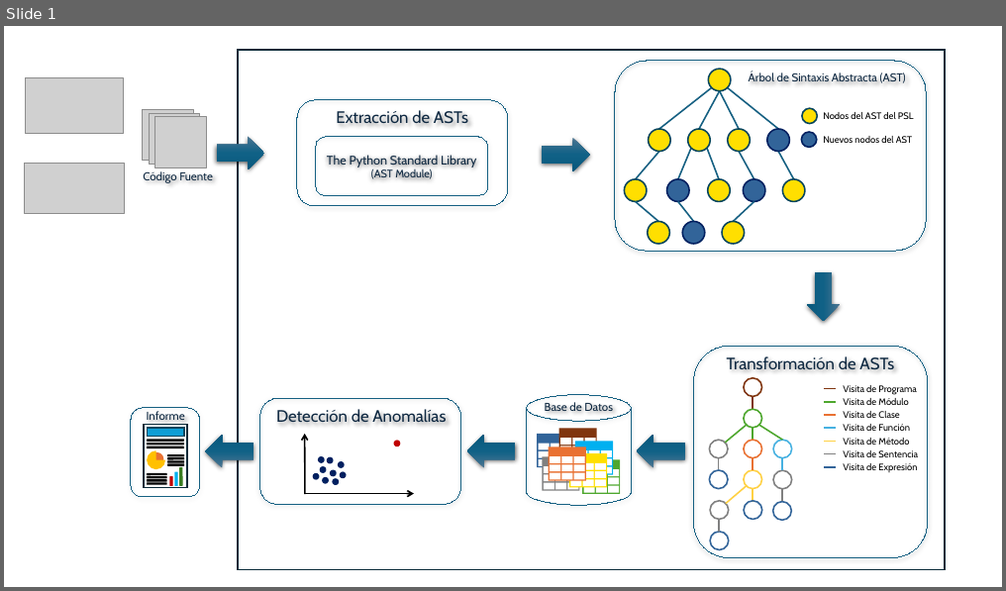
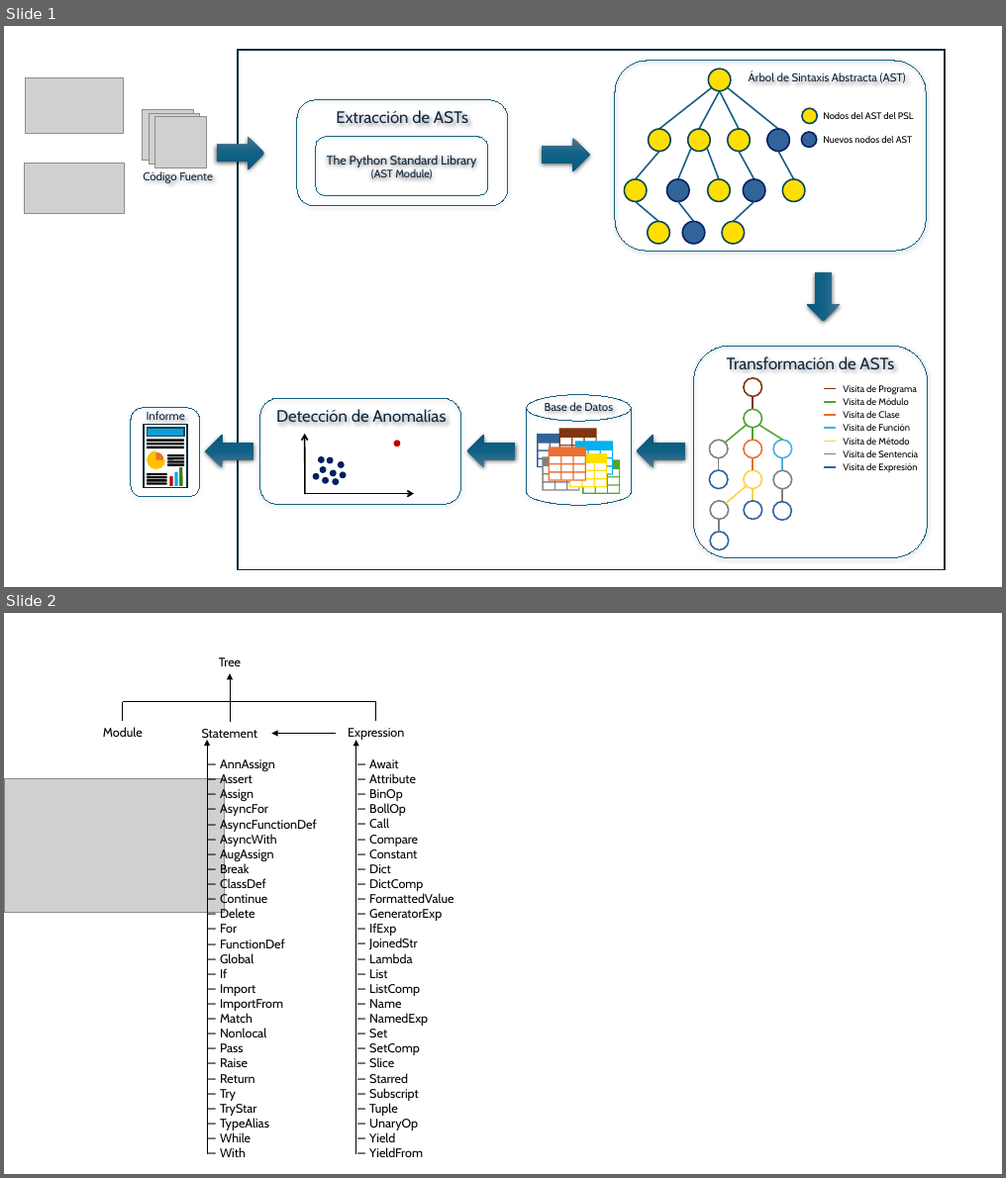
Before and after one commit to UO284262/PythonSourceCodeAnalysis, a slide deck: documentation/Sistema.pptx. Shown one above the other, each under a label of ours: slide 1 before the commit, slides 1 and 2 after it. The pictures are 1006x591 and 1006x1178 pixels, drawn with LibreOffice and Linux fonts; fonts in the diff are those of the drawing; grey boxes stand for pictures. Boxes give left, top, right and bottom in pixels: in the first picture for what was removed or moved away, otherwise in the second. Text is boxed around its words. In the diff, an @@ line names an element or a change of style, - is before the commit and + after.

```diff
--- a/documentation/Sistema.pptx
+++ b/documentation/Sistema.pptx
@@ slide 2 added at bbox=[4, 613, 1002, 1174], background #FFFFFF @@
@@ text added at bbox=[219, 658, 241, 666], 12 pt, text #000000 @@
+Tree
@@ arrow added from (230, 722) to (230, 673), #000000 0.75 pt @@
@@ text added at bbox=[103, 727, 143, 737], 12 pt, text #000000 @@
+Module
@@ line added from (123, 702) to (230, 702), #000000 0.75 pt @@
@@ line added from (123, 722) to (123, 702), #000000 0.75 pt @@
@@ text added at bbox=[202, 729, 258, 741], 12 pt, text #000000 @@
+Statement
@@ line added from (224, 702) to (376, 702), #000000 0.75 pt @@
@@ text added at bbox=[348, 728, 404, 741], 12 pt, text #000000 @@
+Expression
@@ line added from (376, 722) to (376, 702), #000000 0.75 pt @@
@@ arrow added from (207, 1155) to (207, 740), #000000 0.75 pt @@
@@ text added at bbox=[220, 760, 317, 1157], 12 pt, text #000000 @@
+− AnnAssign
+− Assert
+− Assign
+− AsyncFor
+− AsyncFunctionDef
+− AsyncWith
+− AugAssign
+− Break
+− ClassDef
+− Continue
+− Delete
+− For
+− FunctionDef
+− Global
+− If
+− Import
+− ImportFrom
+− Match
+− Nonlocal
+− Pass
+− Raise
+− Return
+− Try
+− TryStar
+− TypeAlias
+− While
+− With
@@ arrow added from (336, 734) to (272, 734), #000000 0.75 pt @@
@@ arrow added from (355, 1155) to (355, 741), #000000 0.75 pt @@
@@ text added at bbox=[369, 760, 453, 1157], 12 pt, text #000000 @@
+− Await
+− Attribute
+− BinOp
+− BollOp
+− Call
+− Compare
+− Constant
+− Dict
+− DictComp
+− FormattedValue
+− GeneratorExp
+− IfExp
+− JoinedStr
+− Lambda
+− List
+− ListComp
+− Name
+− NamedExp
+− Set
+− SetComp
+− Slice
+− Starred
+− Subscript
+− Tuple
+− UnaryOp
+− Yield
+− YieldFrom
@@ picture added at bbox=[4, 779, 224, 913] @@
```
Also in this commit, not shown: 2 other slides added, 1 slide removed, 2 other files.
